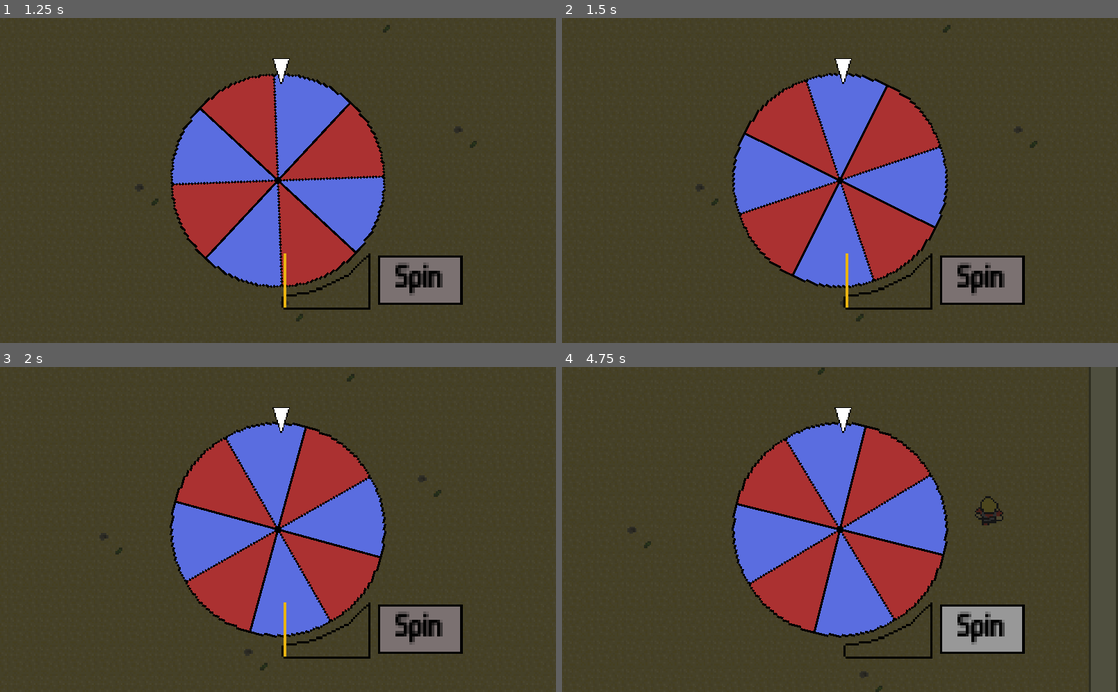
Above: before the commit, frames 1-4 (two rows, left to right).
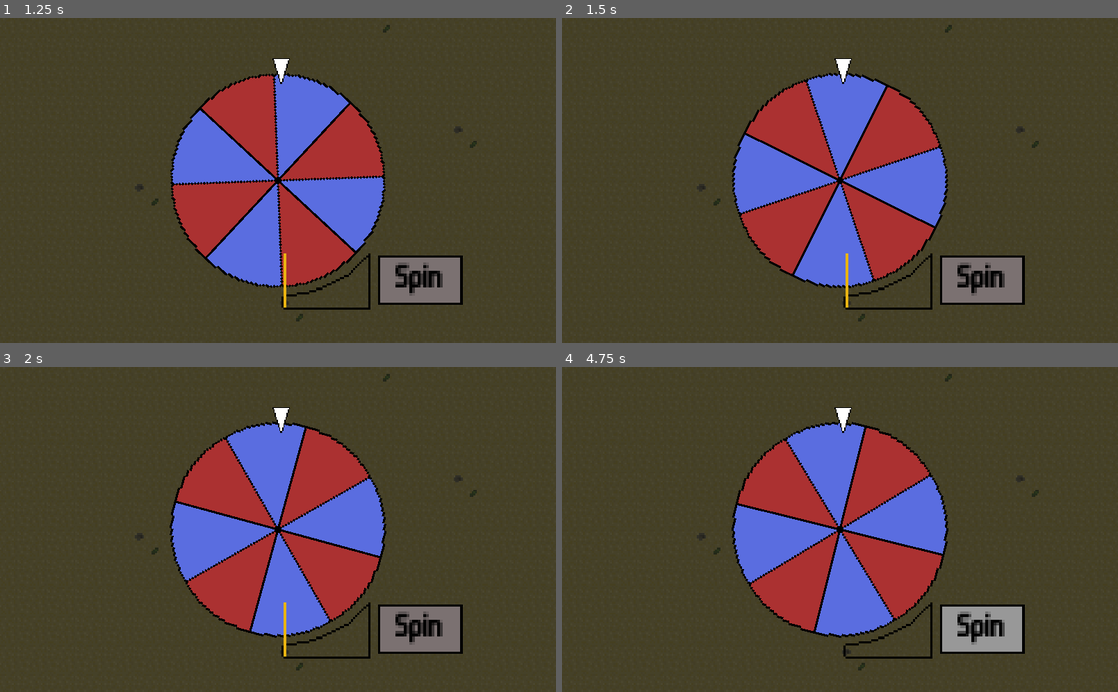
Above: after the commit, the same moments.

Repository: ectucker1/ksufalljam2020
Game: Godot game, scene res://Arena/Arena.tscn
Same seed, same stepped clock (60 frames per second), same inputs: the game is played once before the commit and once after it. The engine's default icon, where the game draws it, is replaced by a stand-in: a white triangle on a blue panel in a dark square.
Inputs (mouse positions are in pixels of both pictures, inside the frame that each line leads up to):
- Up to frame 1 (1.25 s): click "Spin" at 0.5 s
- Up to frame 2 (1.5 s): move the mouse to (962, 164) at 1.27 s; press the mouse at (962, 164) at 1.28 s; hold D (move_right) from 1.28 s (still down)
- Up to frame 3 (2 s): keep holding D (move_right); right-click (400, 513) at 1.55 s
- Up to frame 4 (4.75 s): move the mouse to (728, 545) at 2.02 s; release D (move_right) at 2.03 s; release the mouse at (728, 545) at 2.03 s; hold S (move_down) 2.03-2.75 s; right-click (728, 545) at 2.1 s; click (728, 545) at 2.3 s; click "Spin Again" at 2.75 s; move the mouse to (895, 458) at 3.52 s; press the mouse at (895, 458) at 3.53 s; hold D (move_right) 3.53-4.28 s; right-click (895, 458) at 3.8 s; move the mouse to (812, 594) at 4.27 s; release the mouse at (812, 594) at 4.28 s; hold W (move_up) from 4.28 s (still down); right-click (812, 594) at 4.35 s; click (812, 594) at 4.55 s

Frame 1 is identical in both runs. In frame 2, less than 0.1% of the frame differs, in the area x 24-86%, y 2-94%; in frame 3, 0.2%; in frame 4, 1.8%, in the area x 12-100%, y 0-100%.

Commit message:
Made the player hold still on the wheel screen

Diff:
--- a/player/mutations/ground_pound.gd
+++ b/player/mutations/ground_pound.gd
@@ -11,7 +11,7 @@
 	return "Monkey Fists"
 
 func get_description():
-	return "Pound the ground to deal 10 damage to nearby enemies"
+	return "Pound the ground for 10 AOE damage"
 
 func physics_process(delta):
 	timeout -= delta
--- a/player/player.gd
+++ b/player/player.gd
@@ -20,6 +20,8 @@
 var velocity := Vector2.ZERO
 var velocity_override := Vector2.ZERO
 
+var enabled = false
+
 # Signals emitted when various events happen
 # These are neccessary for mutations to work
 signal hurt(amount)
@@ -39,74 +41,79 @@
 
 # Called every frame. 'delta' is the elapsed time since the previous frame.
 func _process(delta):
-	# Call processing method on each mutation
-	if primary_active != null:
-		primary_active.process(delta)
-	if secondary_active != null:
-		secondary_active.process(delta)
-	for passive in passives:
-		passive.process(delta)
+	if not enabled and not get_parent().get_node("WheelLayer/Wheel").visible:
+		enabled = true
 
-	$Sprites/RightSprite.visible = false
-	$Sprites/LeftSprite.visible = false
-	$Sprites/UpSprite.visible = false
-	$Sprites/DownSprite.visible = false
-	match get_facing():
-		GlobalConsts.DIR_RIGHT:
-			$Sprites/RightSprite.visible = true
-		GlobalConsts.DIR_LEFT:
-			$Sprites/LeftSprite.visible = true
-		GlobalConsts.DIR_UP:
-			$Sprites/UpSprite.visible = true
-		GlobalConsts.DIR_DOWN:
-			$Sprites/DownSprite.visible = true
+	if enabled:
+		# Call processing method on each mutation
+		if primary_active != null:
+			primary_active.process(delta)
+		if secondary_active != null:
+			secondary_active.process(delta)
+		for passive in passives:
+			passive.process(delta)
+
+		$Sprites/RightSprite.visible = false
+		$Sprites/LeftSprite.visible = false
+		$Sprites/UpSprite.visible = false
+		$Sprites/DownSprite.visible = false
+		match get_facing():
+			GlobalConsts.DIR_RIGHT:
+				$Sprites/RightSprite.visible = true
+			GlobalConsts.DIR_LEFT:
+				$Sprites/LeftSprite.visible = true
+			GlobalConsts.DIR_UP:
+				$Sprites/UpSprite.visible = true
+			GlobalConsts.DIR_DOWN:
+				$Sprites/DownSprite.visible = true
 
 # Called at a fixed rate. 'delta' is the elapsed time since the previous call.
 func _physics_process(delta):
-	# Get the direction the player wants to move in
-	var input_dir = Vector2.ZERO
-	input_dir.x = Input.get_action_strength("move_right") - Input.get_action_strength("move_left")
-	input_dir.y = Input.get_action_strength("move_down") - Input.get_action_strength("move_up")
-	input_dir = input_dir.normalized()
+	if enabled:
+		# Get the direction the player wants to move in
+		var input_dir = Vector2.ZERO
+		input_dir.x = Input.get_action_strength("move_right") - Input.get_action_strength("move_left")
+		input_dir.y = Input.get_action_strength("move_down") - Input.get_action_strength("move_up")
+		input_dir = input_dir.normalized()
 
-	# Apply acceleration if we're holding a direction
-	if input_dir != Vector2.ZERO:
-		# Normal movement mode
-		if not status.tank_drive:
-			velocity += BASE_ACC * status.acc_mult * input_dir * delta
-		# Tank drive
+		# Apply acceleration if we're holding a direction
+		if input_dir != Vector2.ZERO:
+			# Normal movement mode
+			if not status.tank_drive:
+				velocity += BASE_ACC * status.acc_mult * input_dir * delta
+			# Tank drive
+			else:
+				$Treads.rotate(input_dir.x * TANK_ROT_SPEED)
+				velocity += Vector2(cos($Treads.rotation), sin($Treads.rotation)) * BASE_ACC * status.acc_mult * delta * -input_dir.y
+			# Clamp to max velocity
+			if velocity.length() > BASE_MAX_SPEED * status.max_speed_mult:
+					velocity = velocity.normalized() * BASE_MAX_SPEED * status.max_speed_mult
 		else:
-			$Treads.rotate(input_dir.x * TANK_ROT_SPEED)
-			velocity += Vector2(cos($Treads.rotation), sin($Treads.rotation)) * BASE_ACC * status.acc_mult * delta * -input_dir.y
-		# Clamp to max velocity
-		if velocity.length() > BASE_MAX_SPEED * status.max_speed_mult:
-				velocity = velocity.normalized() * BASE_MAX_SPEED * status.max_speed_mult
-	else:
-		velocity = velocity.normalized() * clamp(velocity.length() - STOPPING_FRICTION * delta, 0.0, INF)
+			velocity = velocity.normalized() * clamp(velocity.length() - STOPPING_FRICTION * delta, 0.0, INF)
 
-	velocity_override = Vector2.ZERO
+		velocity_override = Vector2.ZERO
 
-	# Call phyiscs processing method on each mutation
-	if primary_active != null:
-		primary_active.physics_process(delta)
-	if secondary_active != null:
-		secondary_active.physics_process(delta)
-	for passive in passives:
-		passive.physics_process(delta)
+		# Call phyiscs processing method on each mutation
+		if primary_active != null:
+			primary_active.physics_process(delta)
+		if secondary_active != null:
+			secondary_active.physics_process(delta)
+		for passive in passives:
+			passive.physics_process(delta)
 
-	if velocity_override != Vector2.ZERO:
-		velocity = velocity_override
+		if velocity_override != Vector2.ZERO:
+			velocity = velocity_override
 
-	# Actually apply movement and update velocity if we hit something
-	velocity = move_and_slide(velocity, Vector2.ZERO)
+		# Actually apply movement and update velocity if we hit something
+		velocity = move_and_slide(velocity, Vector2.ZERO)
 
-	# If active keys are held, call their use
-	if Input.is_action_pressed("attack_primary"):
-		if primary_active != null:
-			primary_active.on_used()
-	if Input.is_action_pressed("attack_secondary"):
-		if secondary_active != null:
-			secondary_active.on_used()
+		# If active keys are held, call their use
+		if Input.is_action_pressed("attack_primary"):
+			if primary_active != null:
+				primary_active.on_used()
+		if Input.is_action_pressed("attack_secondary"):
+			if secondary_active != null:
+				secondary_active.on_used()
 
 func get_facing():
 	var input_dir = Vector2.ZERO
--- a/player/player.tscn
+++ b/player/player.tscn
@@ -185,7 +185,7 @@
 texture = ExtResource( 2 )
 vframes = 4
 hframes = 3
-frame = 10
+frame = 9
 __meta__ = {
 "_edit_lock_": true
 }
@@ -195,7 +195,7 @@
 texture = ExtResource( 2 )
 vframes = 4
 hframes = 3
-frame = 7
+frame = 6
 __meta__ = {
 "_edit_lock_": true
 }
@@ -205,7 +205,7 @@
 texture = ExtResource( 2 )
 vframes = 4
 hframes = 3
-frame = 4
+frame = 3
 __meta__ = {
 "_edit_lock_": true
 }
@@ -215,7 +215,6 @@
 texture = ExtResource( 2 )
 vframes = 4
 hframes = 3
-frame = 1
 __meta__ = {
 "_edit_lock_": true
 }
